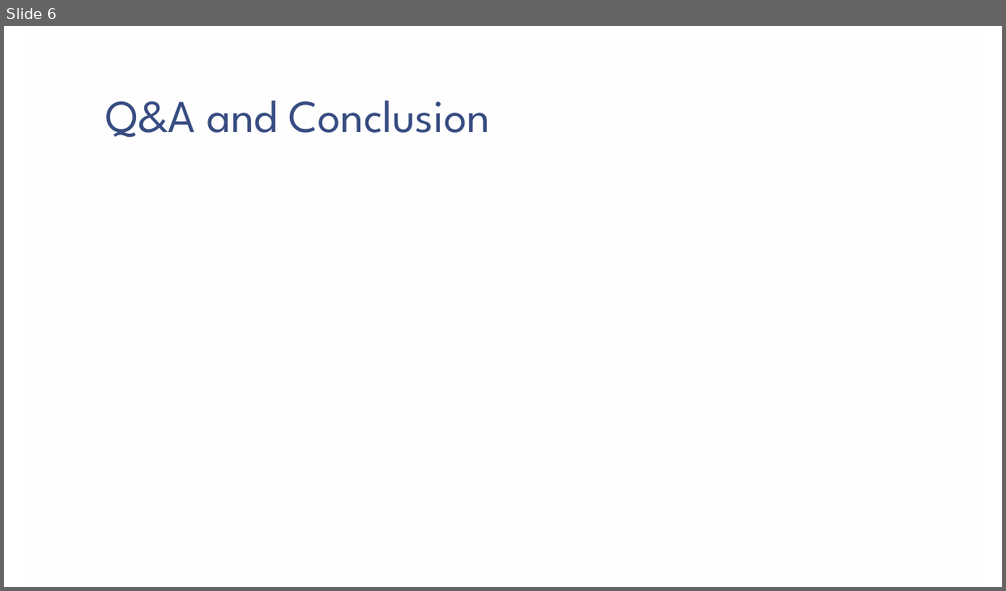
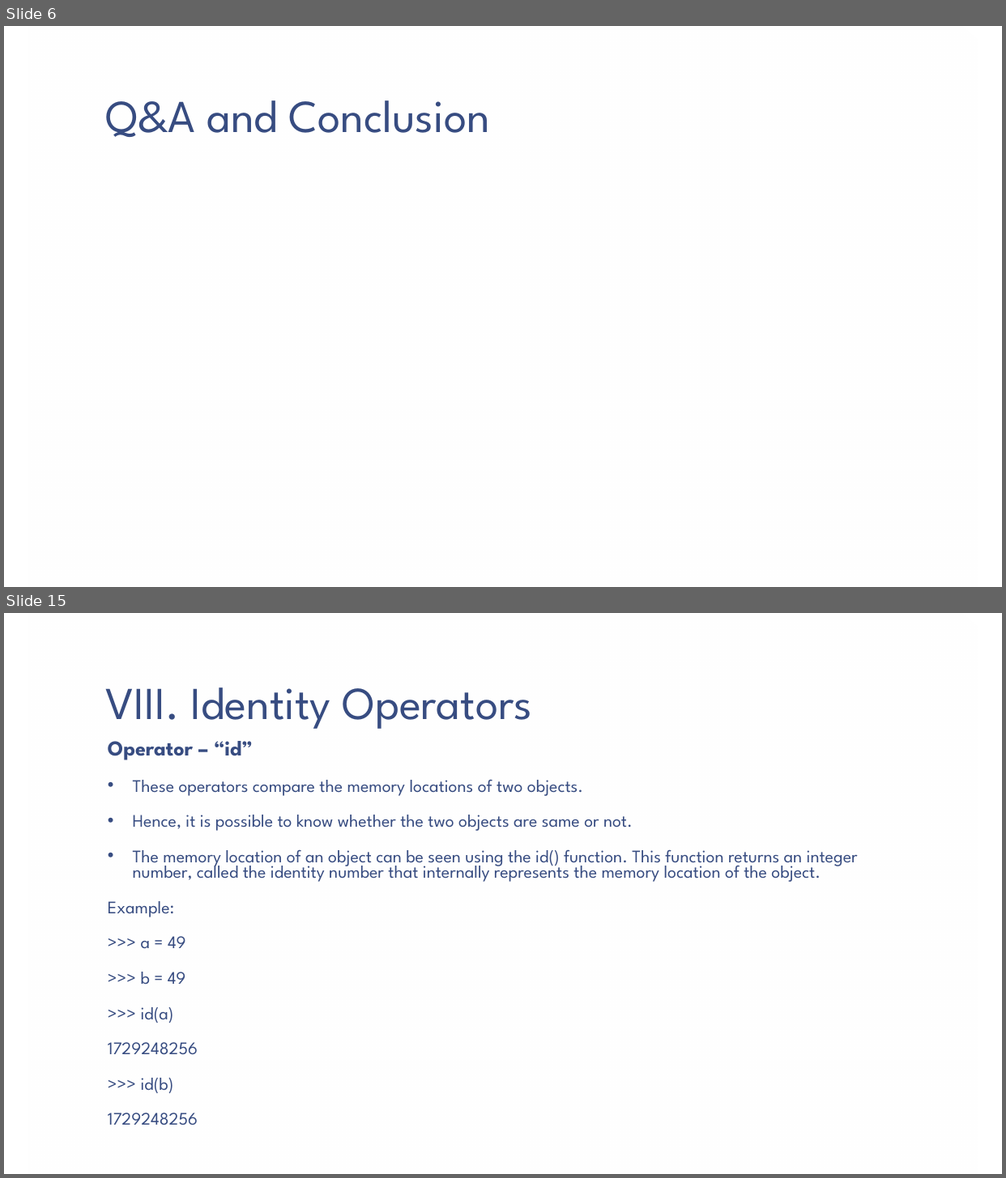
Before and after one commit to vaishnavi-consultants/Computer-Science, a slide deck: Python/Session2/PPT/Python_Fundamentals(Notes).pptx. Shown one above the other, each under a label of ours: slide 6 before the commit, slides 6 and 15 after it; the slides between them are not shown. The pictures are 1006x591 and 1006x1178 pixels, drawn with LibreOffice and Linux fonts; fonts in the diff are those of the drawing; background and template pictures are left out. Boxes give left, top, right and bottom in pixels: in the first picture for what was removed or moved away, otherwise in the second. Text is boxed around its words. In the diff, an @@ line names an element or a change of style, - is before the commit and + after.

```diff
--- a/Python/Session2/PPT/Python_Fundamentals(Notes).pptx
+++ b/Python/Session2/PPT/Python_Fundamentals(Notes).pptx
@@ slide 15 added at box(4, 613, 1002, 1174), background picture (left out); not listed: 1 template element that a slide beside it also shows @@
@@ title added at box(105, 688, 532, 729), 44 pt, text #374C81 @@
+VIII. Identity Operators
@@ text added at box(108, 741, 858, 1126), 17 pt, text #374C81 @@
+Operator – “id”
+• These operators compare the memory locations of two objects.
+• Hence, it is possible to know whether the two objects are same or not.
+• The memory location of an object can be seen using the id() function. This function returns an integer number, called the identity number that internally represents the memory location of the object.
+Example:
+>>> a = 49
+>>> b = 49
+>>> id(a)
+1729248256
+>>> id(b)
+1729248256
```
Also in this commit, not shown: 6 slides changed, 12 other slides added.
